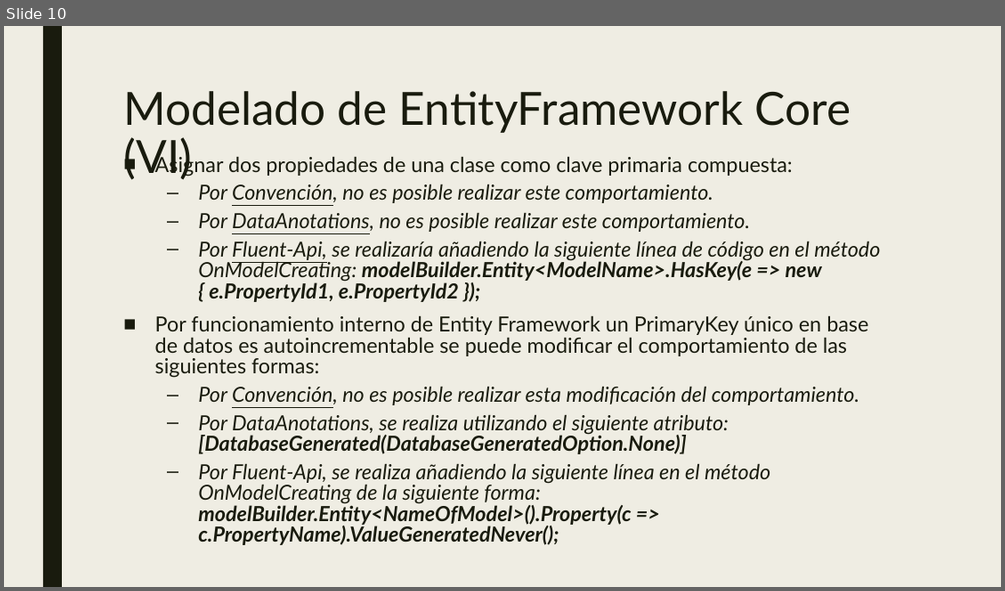
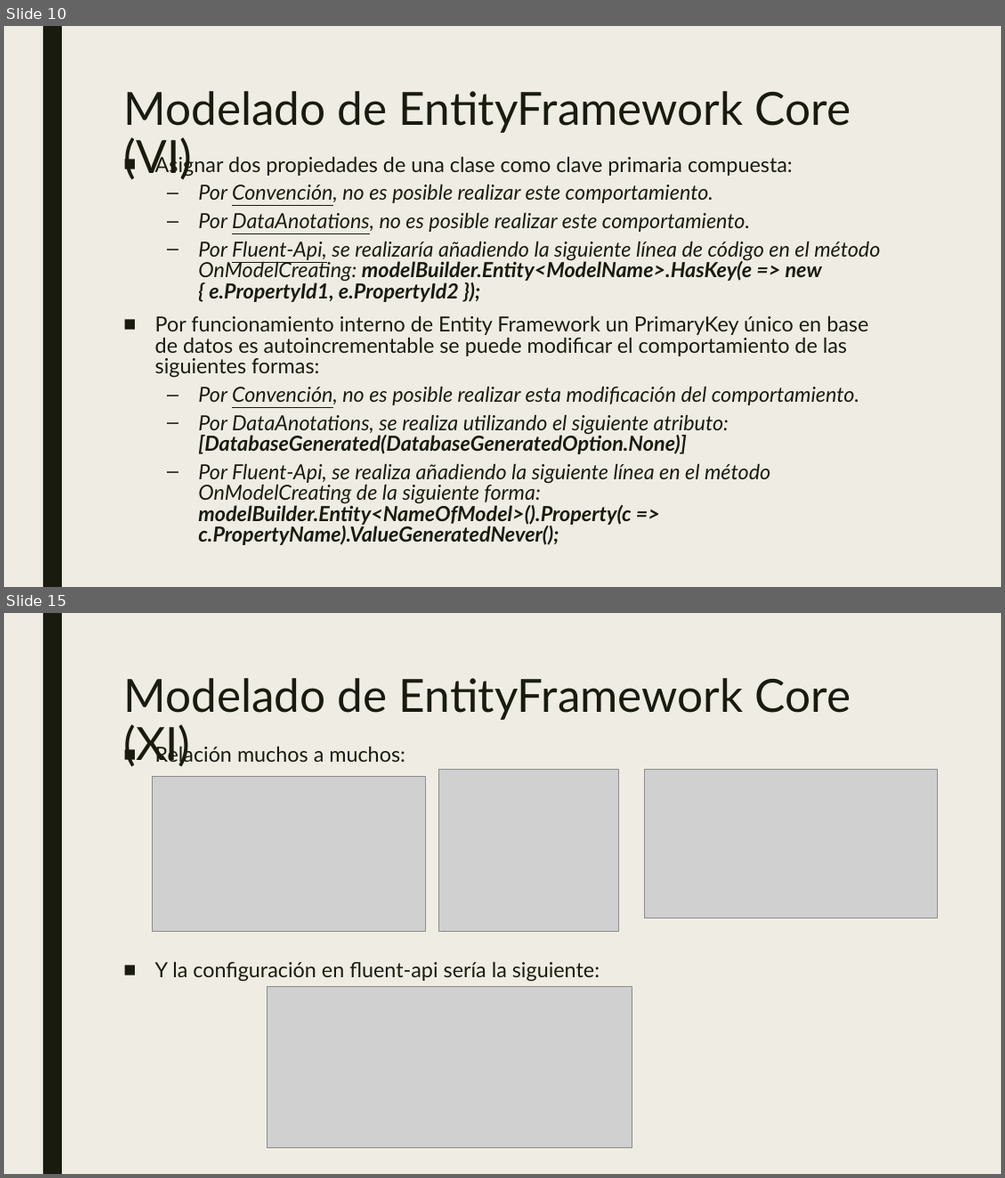
Before and after one commit to dadjh85/Demo5-Curso-.NetCore3.1, a slide deck: doc/Demo5- Curso .NET Core.pptx. Shown one above the other, each under a label of ours: slide 10 before the commit, slides 10 and 15 after it; the slides between them are not shown. The pictures are 1005x591 and 1005x1178 pixels, drawn with LibreOffice and Linux fonts; fonts in the diff are those of the drawing; grey boxes stand for pictures. Boxes give left, top, right and bottom in pixels: in the first picture for what was removed or moved away, otherwise in the second. Text is boxed around its words. In the diff, an @@ line names an element or a change of style, - is before the commit and + after.

```diff
--- a/doc/Demo5- Curso .NET Core.pptx
+++ b/doc/Demo5- Curso .NET Core.pptx
@@ slide 15 added at <box>4,613,1001,1174</box>, background #EFEDE3; not listed: 1 template element that a slide beside it also shows @@
@@ title added at <box>123,678,851,767</box>, 44 pt, text #191B0E @@
+Modelado de EntityFramework Core (XI)
@@ text added at <box>155,743,599,981</box>, 20 pt, text #191B0E @@
+■ Relación muchos a muchos:
+■ Y la configuración en fluent-api sería la siguiente:
@@ picture added at <box>438,770,619,932</box> @@
@@ picture added at <box>644,770,938,917</box> @@
@@ picture added at <box>152,777,426,932</box> @@
@@ picture added at <box>267,986,632,1148</box> @@
```
Also in this commit, not shown: 5 slides changed, 17 other files.
